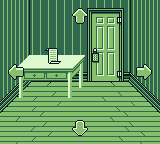
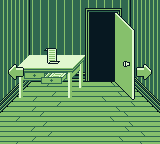
Two versions of the same layered image (160x144). Layer-by-layer changes:
added layer "Arrows" above "Drawer2Open" over (x1=41, y1=64, x2=135, y2=80)
added layer "Drawer2Open" above "Drawer1Open" over (x1=41, y1=73, x2=66, y2=84)
added layer "DeskSceneDoorOpen.png" above "All Arrows" over (x1=90, y1=12, x2=135, y2=100)
renamed "Arrows" to "All Arrows", hid it over (x1=41, y1=8, x2=135, y2=136)
painted on "DeskScene.png" over (x1=44, y1=8, x2=124, y2=81)
